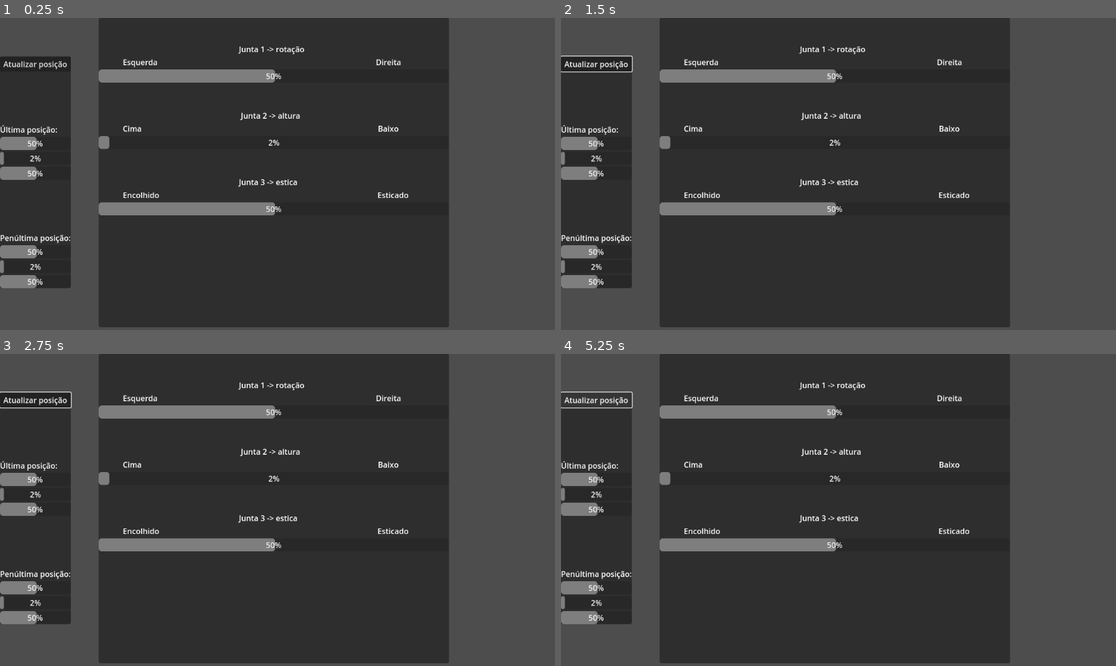
Above: before the commit, frames 1-4 (two rows, left to right).
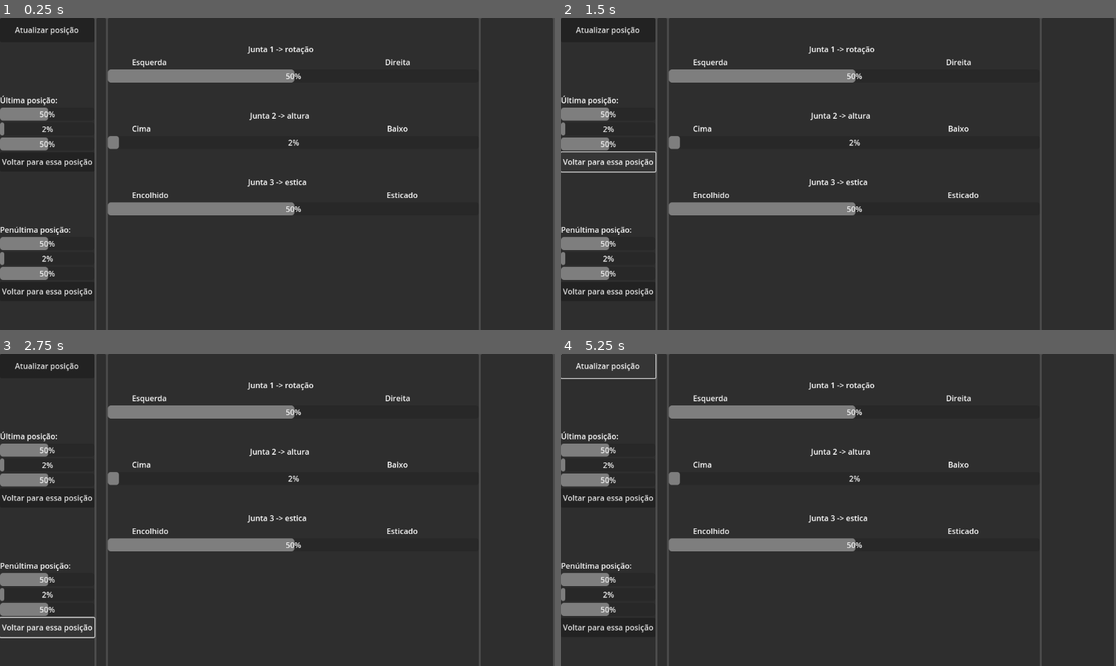
Above: after the commit, the same moments.

Repository: paulo-evangelista/dobot-controller
Game: Godot game, scene res://control.tscn
The game is run twice, just before and just after one commit, with the same random seed, the same clock (stepped at 60 frames per second) and the same inputs.
Inputs (mouse positions are in pixels of both pictures, inside the frame that each line leads up to):
- Up to frame 1 (0.25 s): no input
- Up to frame 2 (1.5 s): click "Atualizar posição" at 0.5 s; click (610, 161) at 1.25 s, where only the run after the commit has a clickable "Voltar para essa posição"
- Up to frame 3 (2.75 s): click (49, 628) at 2 s, where only the run after the commit has a clickable "Voltar para essa posição"
- Up to frame 4 (5.25 s): click "Atualizar posição" at 2.75 s; click (610, 497) at 3.5 s, where only the run after the commit has a clickable "Voltar para essa posição"; click (610, 628) at 4.25 s, where only the run after the commit has a clickable "Voltar para essa posição"; click "Atualizar posição" at 5 s

The runs differ from the first frame. In frame 1, 31% of the frame differs, in the area x 0-100%, y 0-100%; in frame 2, 31%; in frame 3, 31%; in frame 4, 30%.
Error before the commit: Invalid access to property or key '0' on a base object of type 'Nil'. (res://control.gd:23)
Error after the commit: Invalid access to property or key '0' on a base object of type 'Nil'. (res://control.gd:30)

Commit message:
feat(): integration completed

Diff:
--- a/godot/control.gd
+++ b/godot/control.gd
@@ -1,23 +1,30 @@
 extends Control
 
+var ultimoID = 0
+var penultimoID = 0
+var loading_screen = preload("res://loading.tscn")
+var instance = loading_screen.instantiate()
 # Called when the node enters the scene tree for the first time.
 func _ready():
 	pass
 
 func _on_atualizar_pressed():
+	add_child(instance)
 	var http_request = HTTPRequest.new()
 	add_child(http_request)
-	http_request.request_completed.connect(self._http_request_completed)
+	http_request.request_completed.connect(self._get_request_completed)
 	var error = http_request.request("http://127.0.0.1:3000/getLastPositions")
 	if error != OK:
 		push_error("An error occurred in the HTTP request.")
 
-# Called when the HTTP request is completed.
-func _http_request_completed(result, response_code, headers, body):
+func _get_request_completed(result, response_code, headers, body):
+	instance.queue_free()
+	instance = loading_screen.instantiate()
 	var json = JSON.new()
 	json.parse(body.get_string_from_utf8())
 	var response = json.get_data()
 	print(response)
+
 
 		#junta1
 	$MarginContainer/HBoxContainer/PanelContainer/VBoxContainer3/Junta1container/ProgressBar.value=response[0]["j1"]
@@ -26,12 +33,13 @@
 		#junta3
 	$MarginContainer/HBoxContainer/PanelContainer/VBoxContainer3/junta3container/ProgressBar.value=response[0]["j3"]
 
-		#ultima junta1#
+		#ultima junta1
 	$MarginContainer/HBoxContainer/PanelContainer2/VBoxContainer/ProgressBar1.value=response[1]["j1"]
 		#ultima junta2
 	$MarginContainer/HBoxContainer/PanelContainer2/VBoxContainer/ProgressBar2.value=response[1]["j2"]
 		#ultima junta3
 	$MarginContainer/HBoxContainer/PanelContainer2/VBoxContainer/ProgressBar3.value=response[1]["j3"]
+	ultimoID = response[1]["id"]
 
 		#penultima junta1
 	$MarginContainer/HBoxContainer/PanelContainer2/VBoxContainer/ProgressBar4.value=response[2]["j1"]
@@ -39,3 +47,30 @@
 	$MarginContainer/HBoxContainer/PanelContainer2/VBoxContainer/ProgressBar5.value=response[2]["j2"]
 		#penultima junta3
 	$MarginContainer/HBoxContainer/PanelContainer2/VBoxContainer/ProgressBar6.value=response[2]["j3"]
+	penultimoID = response[2]["id"]
+
+
+func makePost(id: int):
+	add_child(instance)
+	var link = "http://127.0.0.1:3000/move"
+	var http_request = HTTPRequest.new()
+	add_child(http_request)
+	http_request.request_completed.connect(self._http_request_completed)
+	var body = JSON.new().stringify({"id": id})
+	var error = http_request.request(link, [], HTTPClient.METHOD_POST, body)
+	if error != OK:
+		push_error("An error occurred in the HTTP request.")
+
+func _http_request_completed(result, response_code, headers, body):
+	instance.queue_free()
+	instance = loading_screen.instantiate()
+
+
+func _on_voltar_ultima_pressed():
+	print(ultimoID)
+	makePost(ultimoID)
+
+
+func _on_voltar_penultima_pressed():
+	print(penultimoID)
+	makePost(penultimoID)
--- a/godot/control.tscn
+++ b/godot/control.tscn
@@ -23,6 +23,7 @@
 layout_mode = 2
 
 [node name="PanelContainer2" type="PanelContainer" parent="MarginContainer/HBoxContainer"]
+custom_minimum_size = Vector2(0, 650)
 layout_mode = 2
 size_flags_vertical = 4
 
@@ -31,7 +32,7 @@
 theme = SubResource("Theme_gl0mn")
 
 [node name="atualizar" type="Button" parent="MarginContainer/HBoxContainer/PanelContainer2/VBoxContainer"]
-custom_minimum_size = Vector2(90, 0)
+custom_minimum_size = Vector2(90, 50)
 layout_mode = 2
 text = "Atualizar posição"
 
@@ -61,6 +62,11 @@
 layout_mode = 2
 min_value = -100.0
 
+[node name="voltarUltima" type="Button" parent="MarginContainer/HBoxContainer/PanelContainer2/VBoxContainer"]
+custom_minimum_size = Vector2(0, 40)
+layout_mode = 2
+text = "Voltar para essa posição"
+
 [node name="label5" type="Label" parent="MarginContainer/HBoxContainer/PanelContainer2/VBoxContainer"]
 custom_minimum_size = Vector2(90, 0)
 layout_mode = 2
@@ -87,8 +93,13 @@
 layout_mode = 2
 min_value = -100.0
 
+[node name="voltarPenultima2" type="Button" parent="MarginContainer/HBoxContainer/PanelContainer2/VBoxContainer"]
+custom_minimum_size = Vector2(0, 40)
+layout_mode = 2
+text = "Voltar para essa posição"
+
 [node name="PanelContainer3" type="PanelContainer" parent="MarginContainer/HBoxContainer"]
-custom_minimum_size = Vector2(50, 0)
+custom_minimum_size = Vector2(20, 650)
 layout_mode = 2
 size_flags_vertical = 0
 size_flags_stretch_ratio = 0.0
@@ -98,6 +109,7 @@
 layout_mode = 2
 
 [node name="VBoxContainer3" type="VBoxContainer" parent="MarginContainer/HBoxContainer/PanelContainer"]
+custom_minimum_size = Vector2(770, 0)
 layout_mode = 2
 
 [node name="Label2" type="Label" parent="MarginContainer/HBoxContainer/PanelContainer/VBoxContainer3"]
@@ -166,4 +178,12 @@
 layout_mode = 2
 min_value = -100.0
 
+[node name="PanelContainer4" type="PanelContainer" parent="MarginContainer/HBoxContainer"]
+custom_minimum_size = Vector2(150, 650)
+layout_mode = 2
+size_flags_vertical = 0
+size_flags_stretch_ratio = 0.0
+
 [connection signal="pressed" from="MarginContainer/HBoxContainer/PanelContainer2/VBoxContainer/atualizar" to="." method="_on_atualizar_pressed"]
+[connection signal="pressed" from="MarginContainer/HBoxContainer/PanelContainer2/VBoxContainer/voltarUltima" to="." method="_on_voltar_ultima_pressed"]
+[connection signal="pressed" from="MarginContainer/HBoxContainer/PanelContainer2/VBoxContainer/voltarPenultima2" to="." method="_on_voltar_penultima_pressed"]
--- /dev/null
+++ b/godot/loading.tscn
@@ -0,0 +1,23 @@
+[gd_scene format=3 uid="uid://dayy0vwn4a27q"]
+
+[node name="Node2D" type="Node2D"]
+
+[node name="ColorRect" type="ColorRect" parent="."]
+offset_right = 1152.0
+offset_bottom = 647.0
+color = Color(0, 0, 0, 0.372549)
+
+[node name="AnimatedSprite2D" type="Label" parent="ColorRect"]
+layout_mode = 1
+anchors_preset = 8
+anchor_left = 0.5
+anchor_top = 0.5
+anchor_right = 0.5
+anchor_bottom = 0.5
+offset_left = -61.5
+offset_top = -13.0
+offset_right = 61.5
+offset_bottom = 13.0
+grow_horizontal = 2
+grow_vertical = 2
+text = "CARREGANDO..."
--- a/godot/project.godot
+++ b/godot/project.godot
@@ -15,6 +15,10 @@
 config/features=PackedStringArray("4.0", "Mobile")
 config/icon="res://icon.svg"
 
+[autoload]
+
+Global="*res://Global.gd"
+
 [rendering]
 
 renderer/rendering_method="mobile"
Not shown, changed: backend/api/app.py
Not shown, removed: backend/api/controller.py
Not shown, changed: backend/api/requirements.txt
Not shown, changed: backend/database/database.db
